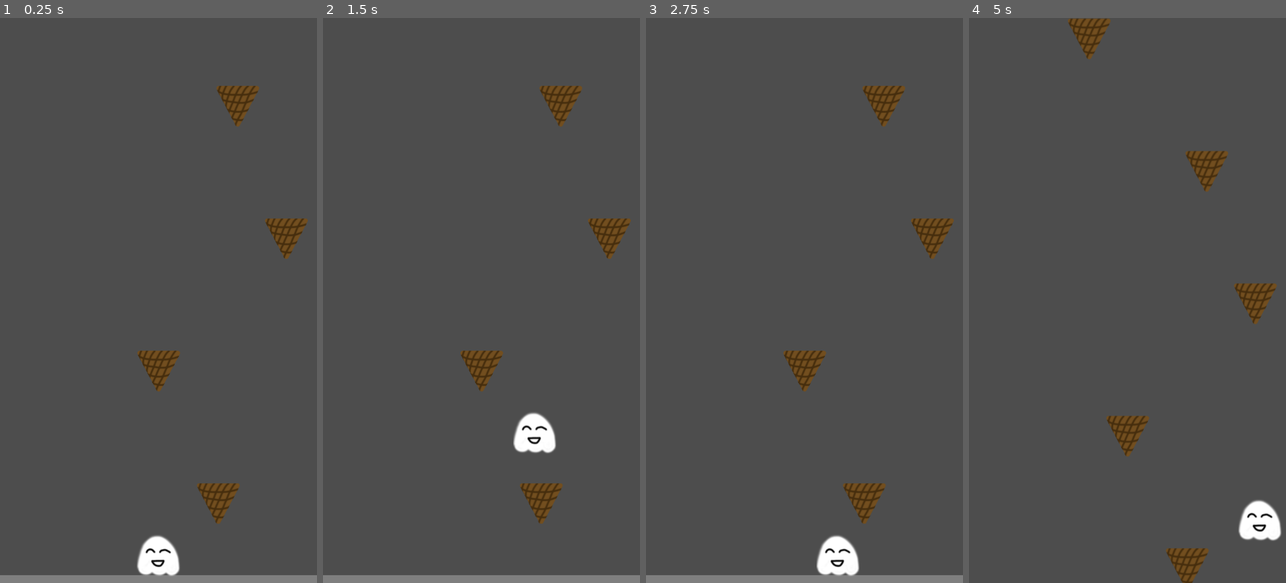
Above: before the commit, frames 1-4 (left to right).
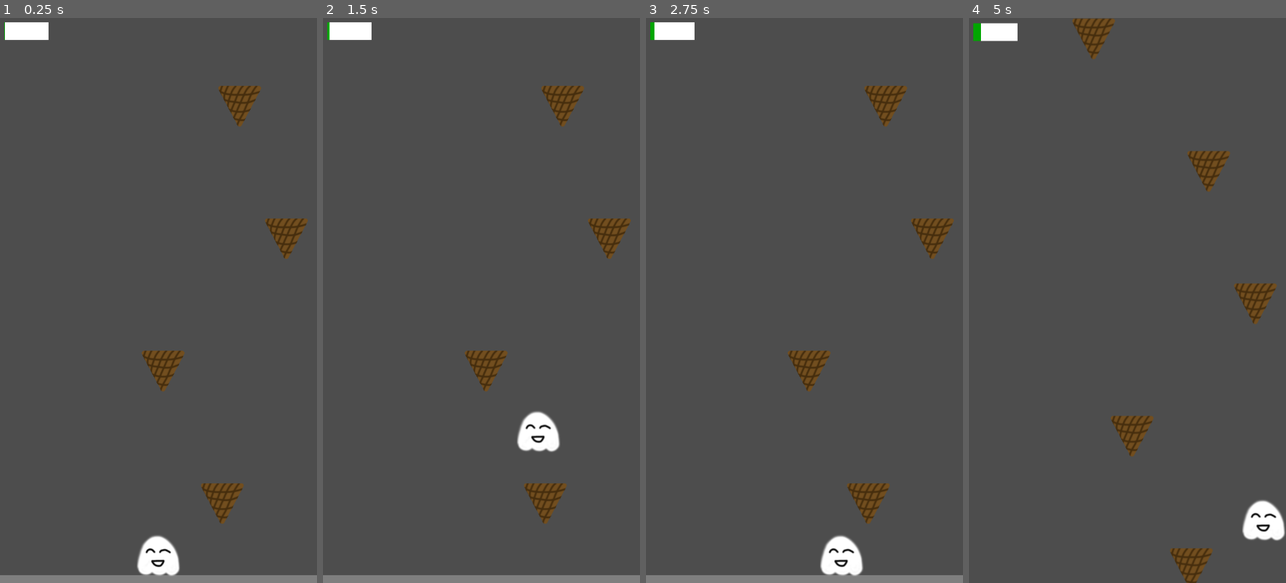
Above: after the commit, the same moments.

Repository: bsu-cs315/E2-hovell
Game: Godot game, scene res://level/level.tscn
Two runs of this game, one before a commit and one after it. Both use one fixed random seed, a clock stepped at 60 frames per second and the inputs below.
Inputs:
- Up to frame 1 (0.25 s): no input
- Up to frame 2 (1.5 s): tap Enter at 0.5 s; hold Right (ui_right) from 0.53 s (still down); tap Up (ui_up) at 0.77 s
- Up to frame 3 (2.75 s): tap Up (ui_up) at 1.52 s; release Right (ui_right) at 2.03 s; hold Left (ui_left) from 2.03 s (still down)
- Up to frame 4 (5 s): release Left (ui_left) at 2.78 s; hold Right (ui_right) 2.78-4.28 s; tap Up (ui_up) at 3.02, 3.77, 4.52 s; hold Left (ui_left) from 4.28 s (still down)

The runs differ from the first frame. In frame 1, 1.5% of the frame differs, in the area x 1-83%, y 0-90%; in frame 2, 1.9%; in frame 3, 1.9%; in frame 4, 2.2%, in the area x 1-100%, y 0-100%.

Commit message:
Add ui bar to show time left in game

Diff:
--- /dev/null
+++ b/project/level/hud.gd
@@ -0,0 +1,14 @@
+extends Control
+
+@onready var _end_label : Label = $GameEndLabel
+@onready var _win_bar : ColorRect = $GameWinBar
+
+func update_end_label(new_text: String, new_position: Vector2) -> void:
+	_end_label.position = new_position
+	_end_label.text = new_text
+	_end_label.show()
+
+
+func update_win_bar(new_xsize: float, new_position: Vector2) -> void:
+	_win_bar.size.x = new_xsize
+	_win_bar.position = new_position
--- /dev/null
+++ b/project/level/hud.tscn
@@ -0,0 +1,52 @@
+[gd_scene load_steps=2 format=3 uid="uid://i525unvf7751"]
+
+[ext_resource type="Script" path="res://level/hud.gd" id="1_mkyx1"]
+
+[node name="Hud" type="Control"]
+layout_mode = 3
+anchors_preset = 15
+anchor_right = 1.0
+anchor_bottom = 1.0
+grow_horizontal = 2
+grow_vertical = 2
+script = ExtResource("1_mkyx1")
+
+[node name="GameEndLabel" type="Label" parent="."]
+visible = false
+visibility_layer = 2
+z_index = 10
+layout_mode = 1
+anchors_preset = 8
+anchor_left = 0.5
+anchor_top = 0.5
+anchor_right = 0.5
+anchor_bottom = 0.5
+offset_left = -110.0
+offset_top = -34.5
+offset_right = 110.0
+offset_bottom = 34.5
+grow_horizontal = 2
+grow_vertical = 2
+pivot_offset = Vector2(110, 34.5)
+size_flags_vertical = 1
+theme_override_font_sizes/font_size = 50
+text = "You Lost!"
+horizontal_alignment = 1
+vertical_alignment = 1
+
+[node name="GameWinBar" type="ColorRect" parent="."]
+z_index = 20
+z_as_relative = false
+layout_mode = 0
+offset_left = 17.0
+offset_top = 16.0
+offset_right = 117.0
+offset_bottom = 56.0
+color = Color(0, 0.648447, 1.92523e-07, 1)
+
+[node name="GameWinBarBG" type="ColorRect" parent="GameWinBar"]
+z_index = 19
+z_as_relative = false
+layout_mode = 0
+offset_right = 100.0
+offset_bottom = 40.0
--- a/project/level/level.gd
+++ b/project/level/level.gd
@@ -13,32 +13,39 @@
 var _max_spawn_timer := 2.0
 var _next_cone_secs : float
 
+var _xmax := 650
+var _xmin := 50
+var _boundary_max := 280
+var _boundary_min := 120
+
 @onready var _camera_object : Camera2D = $MainCamera
 @onready var _cone_timer_object : Timer = $ConeSpawnTimer
 @onready var _ice_cream_object : IceCream = $IceCream
-@onready var _end_label : Label = $GameEndLabel
+@onready var _hud_object : Control = $Hud
+@onready var _win_timer_object : Timer = $WinTimer
 
 func _ready() -> void:
-	_last_spawn_x = randf_range(50, 650)
+	_last_spawn_x = randf_range(_xmin, _xmax)
+	var _starting_distance_between := 300
+	var _startingy := -100
 	for i in 5:
-		_spawn_cone((i * 300) - 100)
+		_spawn_cone((i * _starting_distance_between)  + _startingy)
 
 
 func _physics_process(_delta: float) -> void:
+	_calculate_time_remaining()
 	if _ice_cream_object.position.y > _camera_object.position.y + 700:
-		_end_label.position = _camera_object.position
-		_end_label.text = "You Lose!"
-		_end_label.show()
+		_hud_object.update_end_label("You lose!", _camera_object.position)
 		game_finished.emit()
 		_cone_timer_object.stop()
 
+func _calculate_time_remaining() -> void:
+	var _time_left_percent : float = 100 - ((_win_timer_object.time_left / _win_timer_object.wait_time) * 100)
+	var _new_position := Vector2(_camera_object.position.x - 350, _camera_object.position.y - 630)
+	_hud_object.update_win_bar(_time_left_percent, _new_position)
+
 
 func _spawn_cone(_ydistance) -> void:
-	var _xmax := 650
-	var _xmin := 50
-	var _boundary_max := 290
-	var _boundary_min := 120
-
 	if _last_spawn_x > 550:
 		_spawn_side = 0
 		_spawn_side_options[0] = max (
@@ -97,8 +104,6 @@
 
 
 func _on_win_timer_timeout() -> void:
-	_end_label.position = _camera_object.position
-	_end_label.text = "You Win!"
-	_end_label.show()
+	_hud_object.update_end_label("You Win!", _camera_object.position)
 	game_finished.emit()
 	_cone_timer_object.stop()
--- a/project/level/level.tscn
+++ b/project/level/level.tscn
@@ -1,9 +1,10 @@
-[gd_scene load_steps=5 format=3 uid="uid://cabhv646fd1"]
+[gd_scene load_steps=6 format=3 uid="uid://cabhv646fd1"]
 
 [ext_resource type="PackedScene" uid="uid://djfin4f42kgbi" path="res://ice_cream/ice_cream.tscn" id="1_cmtxw"]
 [ext_resource type="Script" path="res://level/level.gd" id="1_eo0e1"]
 [ext_resource type="PackedScene" uid="uid://cddo3dulwurht" path="res://floor/floor.tscn" id="2_eogk2"]
 [ext_resource type="Script" path="res://level/main_camera.gd" id="4_q8g7h"]
+[ext_resource type="PackedScene" uid="uid://i525unvf7751" path="res://level/hud.tscn" id="5_txbpq"]
 
 [node name="Level" type="Node2D"]
 script = ExtResource("1_eo0e1")
@@ -32,27 +33,7 @@
 one_shot = true
 autostart = true
 
-[node name="GameEndLabel" type="Label" parent="."]
-visible = false
-visibility_layer = 2
-z_index = 10
-anchors_preset = 8
-anchor_left = 0.5
-anchor_top = 0.5
-anchor_right = 0.5
-anchor_bottom = 0.5
-offset_left = -110.0
-offset_top = -34.5
-offset_right = 110.0
-offset_bottom = 34.5
-grow_horizontal = 2
-grow_vertical = 2
-pivot_offset = Vector2(110, 34.5)
-size_flags_vertical = 1
-theme_override_font_sizes/font_size = 50
-text = "You Lost!"
-horizontal_alignment = 1
-vertical_alignment = 1
+[node name="Hud" parent="." instance=ExtResource("5_txbpq")]
 
 [connection signal="game_finished" from="." to="MainCamera" method="_on_level_game_finished"]
 [connection signal="timeout" from="StartTimer" to="." method="_on_start_timer_timeout"]
